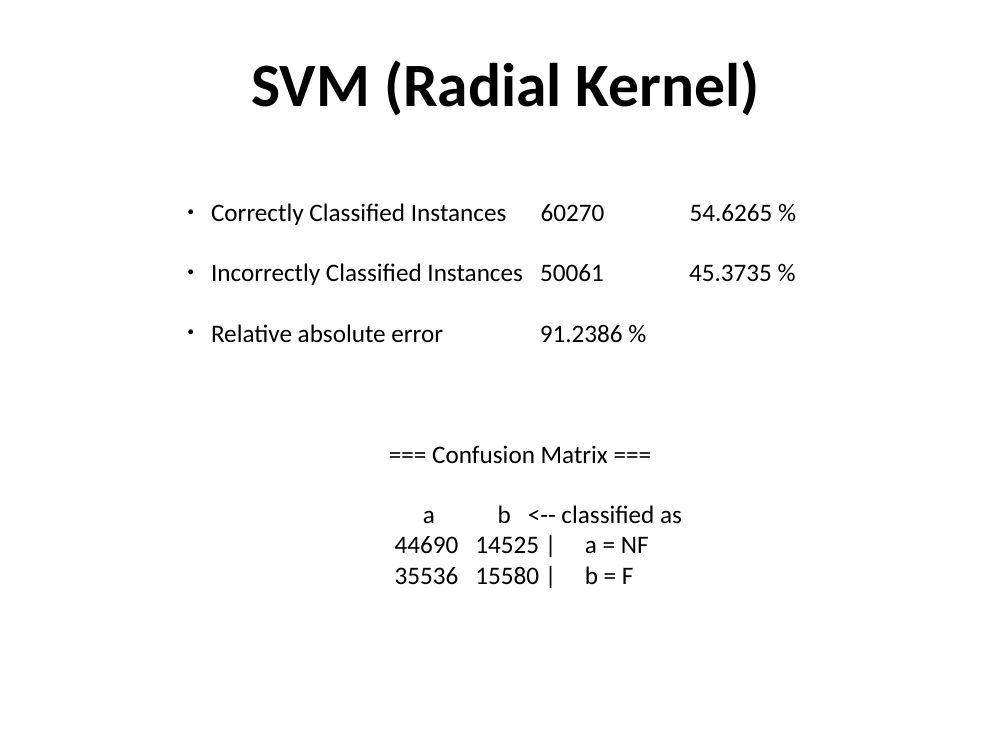
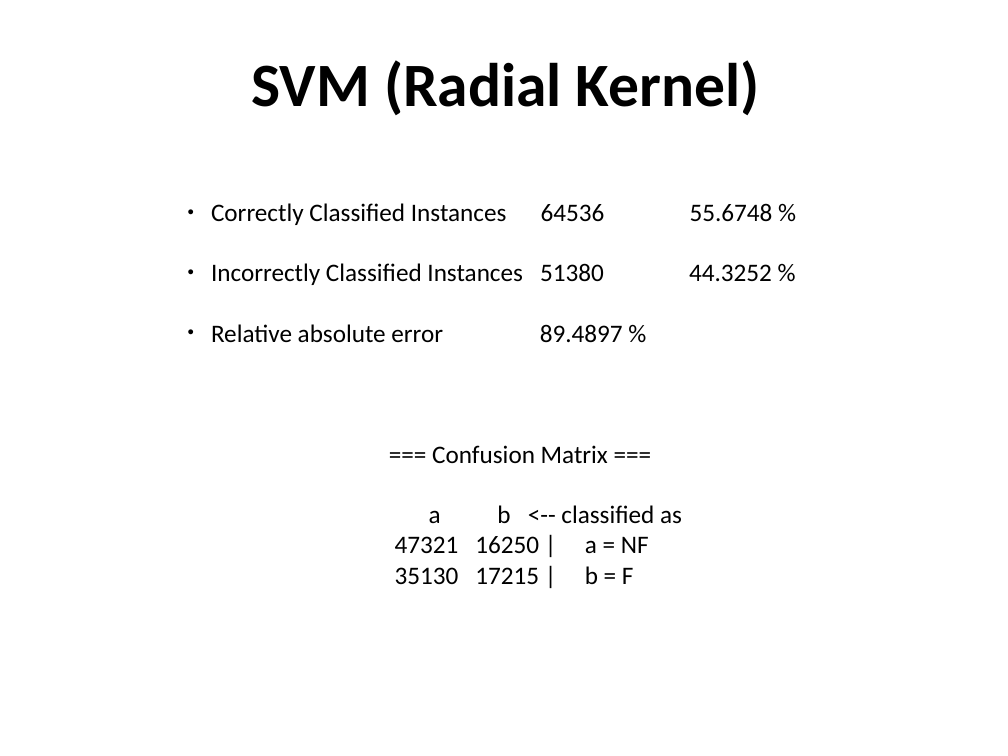
Before and after one commit to SRvSaha/Medical_Data_Analysis, a slide deck: slide 12 of Presentation/class_freq_3_drug.pptx. Drawn at 1008x756 pixels with LibreOffice and Linux fonts; fonts in the diff are those of the drawing. Boxes give left, top, right and bottom in pixels: in the first picture for what was removed or moved away, otherwise in the second. Text is boxed around its words. In the diff, an @@ line names an element or a change of style, - is before the commit and + after.

```diff
--- a/Presentation/class_freq_3_drug.pptx
+++ b/Presentation/class_freq_3_drug.pptx
@@ text at box(211, 203, 773, 343): text changed @@
-● Correctly Classified Instances 60270 54.6265 %
-● Incorrectly Classified Instances 50061 45.3735 %
-● Relative absolute error 91.2386 %
+● Correctly Classified Instances 64536 55.6748 %
+● Incorrectly Classified Instances 51380 44.3252 %
+● Relative absolute error 89.4897 %
@@ text at box(395, 536, 649, 584): text changed @@
-        44690 14525 | a = NF
-        35536 15580 | b = F
+        47321 16250 | a = NF
+        35130 17215 | b = F
```
Also in this commit, not shown: 10 other slides changed, 1 other file.
